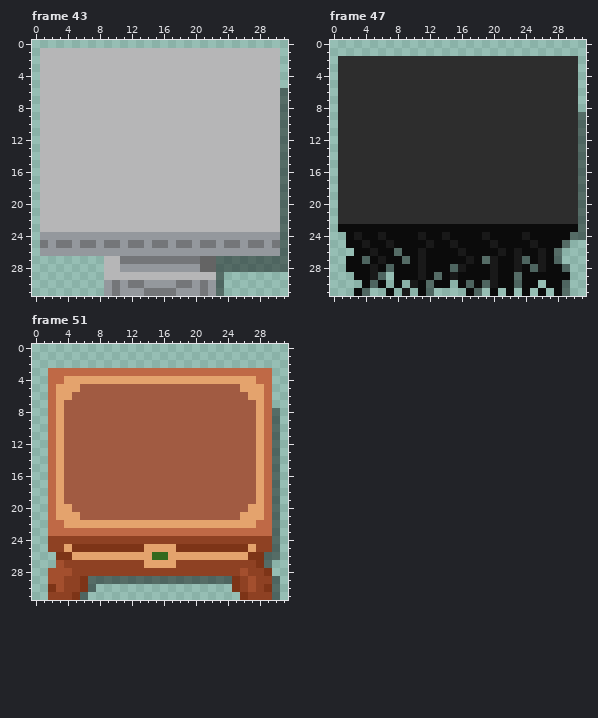
One commit to this pixel-art file: GameData/图片素材/build_item_1x1.aseprite. Above is the file before it was changed.
32x32 pixels, 102 frames. Pixels under 10% opacity are left out. Colours within 5 levels of each other are drawn and written as one. Shown: frame 43, frame 47, frame 51. The commit also changed other frames, which this record leaves out.
After the commit:
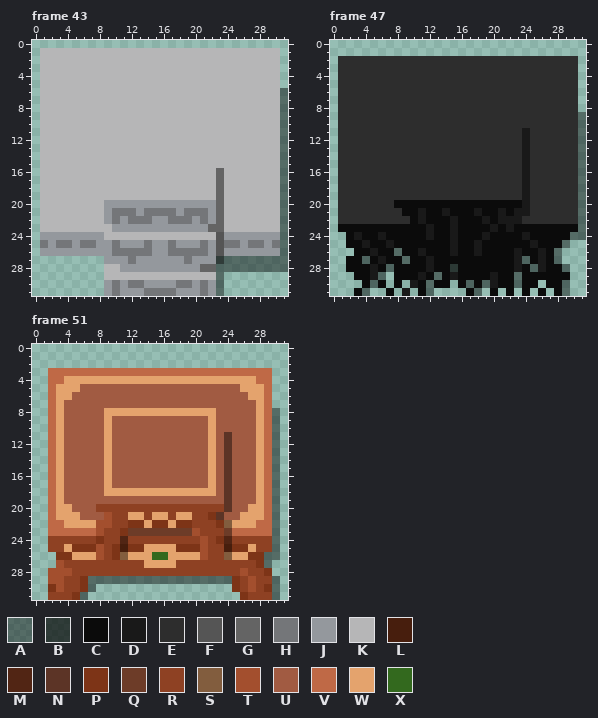
Palette (. is transparent): A #0000006e  B #000000ae  C #0b0b0b  D #191919  E #2d2d2d  F #555555  G #646464  H #747679  J #94989d  K #b6b6b7  L #471e0d  M #512514  N #5c3426  P #7d3417  Q #6d3c28  R #8e4123  S #825d3e  T #a34f2e  U #a15b42  V #bf6946  W #e4a36d  X #33691e
The edit:
layer "chair" now shown
Changed rows in their new state; - is an unchanged pixel.
Frame 43, layer "chair":
first column x 9:
16 --------------G
17 --------------G
18 --------------G
19 --------------G
20 JJJJJJJJJJJJJJG
21 JHHHJHHHHJHHHJG
22 JHJHHHJJHHHJHJG
23 -JJJJJJJJJJJJGG
24 KKKKKKKKKKKKKKF
25 J--JJHJJHJJ--JF
26 -HHHHH--HHHHH-F
27 JJJ-JJJJJJ-JJJB
Frame 47, layer "chair":
first column x 8:
11 ----------------D
12 ----------------D
13 ----------------D
14 ----------------D
15 ----------------D
16 ----------------D
17 ----------------D
18 ----------------D
19 ----------------D
20 CCCCCCCCCCCCCCCCD
21 -CCDCCDCCCDCCDCDD
22 --CDCCCDCCCDCDDD-
23 ----D--D----D-D--
24 ---CD-CD---------
25 ----C-----D-C----
26 -------DC-D--C---
27 ---CD----C-CC----
28 ---CD--BC---C----
Frame 51, layer "chair":
first column x 8:
 8 -WWWWWWWWWWWWWW--
 9 -W------------W--
10 -W------------W--
11 -W------------W-N
12 -W------------W-N
13 -W------------W-N
14 -W------------W-N
15 -W------------W-N
16 -W------------W-N
17 -W------------W-N
18 -WWWWWWWWWWWWWW-N
19 ----------------N
20 RRRRRRRRRRRRRRRRN
21 -TRRWWRWWRWWRRPN-
22 TTRRPP-PP-PPRRRPS
23 TRRPQQQQQQQQTRRRQ
24 P--M---------T-PM
25 TR-L---------TRRL
26 TRPS---------TRRS
Pixel boxes of the changes (left, top, right, bottom) in both pictures:
changed: (104, 168, 224, 264)
changed: (394, 128, 530, 272)
changed: (96, 408, 232, 560)
